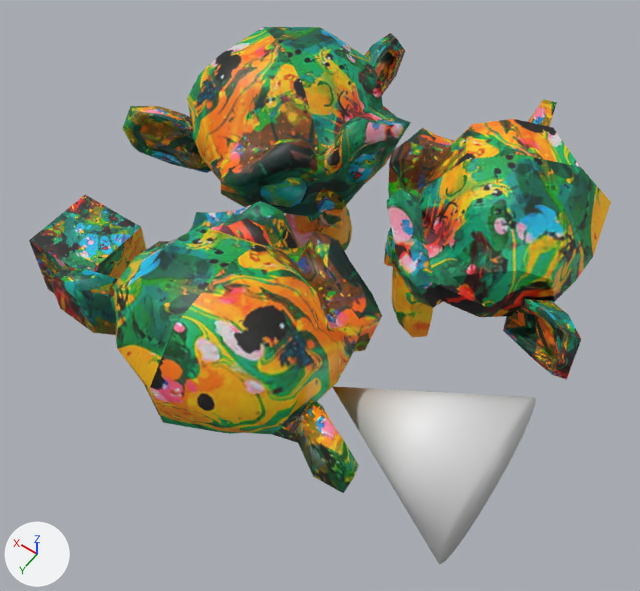
One commit to the Blender file suzanne.blend: the scene before it, then after it.
Both versions are drawn from a camera (50 mm lens) standing at (-2.68, 3.72, 5.46) and looking at (-0.08, 0.07, -0.27). The axes (+X, +Y, +Z) are drawn at lower left. The lights are the same throughout.

Objects in the first picture: 'Cone', 'Cube', 'Suzanne', 'Suzanne.001', 'Suzanne.002'.
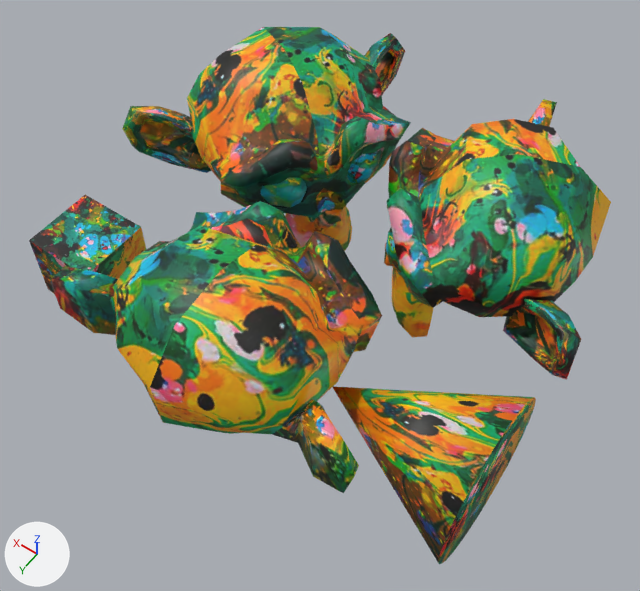
Location of each change, [x1, y1, x2, y2] in pixels of the pictures (640 x 591 px):
```json
{"object": "Cone", "change": "recoloured", "before": [333, 386, 536, 564], "after": [333, 386, 536, 564]}
{"part": 1, "of": "me_suzanne", "change": "shading changed", "before": [384, 99, 611, 380], "after": [384, 99, 611, 380]}
```

The change, as JSON lines over the scene's bpy script:
```json
{"op": "add", "block": "mat_material", "code": ["mat_material = principled_material('Material')", "mat_material.texture = img_texture_1_compresonator_dds"]}
{"block": "me_suzanne", "where": "me_suzanne.from_pydata(...)  # 507 vertices, 500 faces; spans x -1.37..1.37, y -0.85..0.85, z -0.98..0.98"}
{"block": "me_suzanne", "where": "# used by ob_suzanne_001; location = (-1.0, -1.0, 0.0); rotation_euler = (0.0, 0.0, 2.094), in degrees (0, 0, 120)"}
{"block": "me_suzanne", "change": "me_suzanne part 1: all faces are now shaded smooth (500 of 500 changed)"}
{"block": "me_cone", "where": "me_cone.from_pydata(...)  # 33 vertices, 33 faces; spans x -1.0..1.0, y -1.0..1.0, z -1.0..1.0"}
{"op": "add", "block": "me_cone", "code": "me_cone.materials.append(mat_material)  # picture img_texture_1_compresonator_dds"}
```
